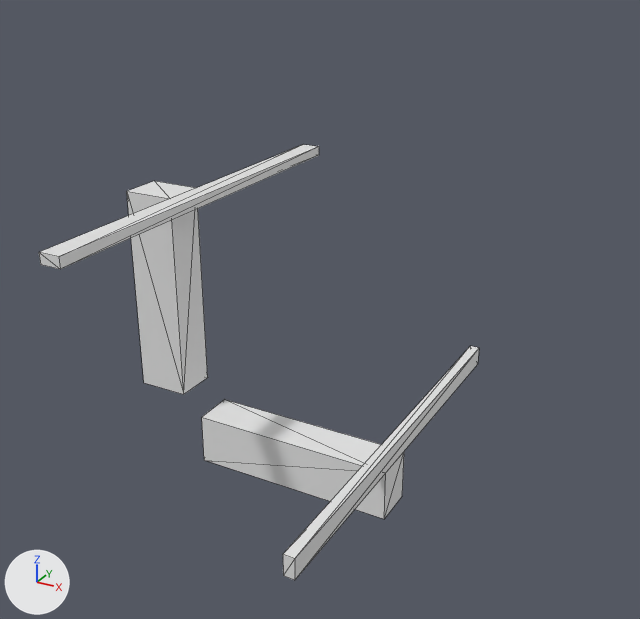
The OBJ model Data/bmc/tiles_structure/t_127.obj: old version first, new version second.
One viewpoint serves both versions: a 50 mm lens placed at (1.172, -1.624, 1.072), pointed at (0.308, -0.054, 0.287). Every picture has the same lights, and +X, +Y and +Z are marked at lower left. Mesh edges are drawn as thin lines. Where no turn or scale is listed for an object, it has been applied to the vertices.

Before the edit, the objects in view are built like this:
```python
me_t_127 = bpy.data.meshes.new('t_127')
me_t_127.from_pydata(...)  # a box spanning x -0.05..0.0, y -0.5..0.5, z 0.475..0.5; a box spanning x 0.0..0.5, y -0.1..0.0, z -0.175..-0.05; a box spanning x 0.475..0.5, y -0.5..0.5, z -0.05..0.0; a box spanning x -0.175..-0.05, y -0.1..0.0, z 0.0..0.5
ob_t_127 = bpy.data.objects.new('t_127', me_t_127)
ob_t_127.location = (0.0, 0.0, 0.0)
```
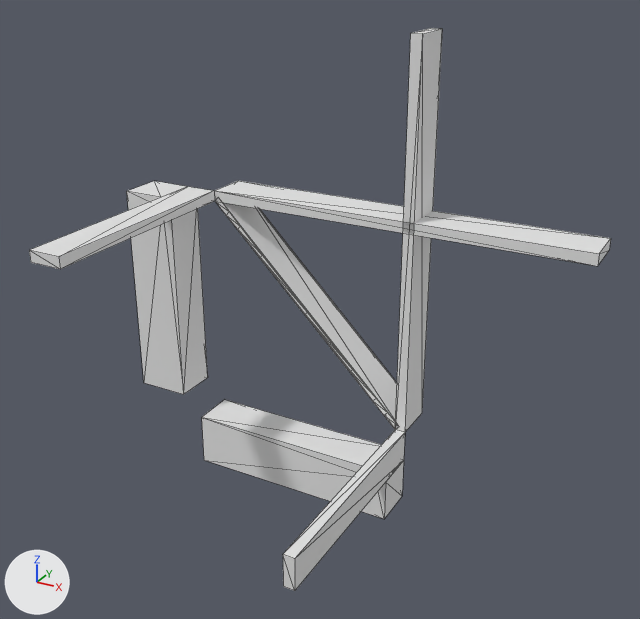
The change, as a list of edits to the scene's bpy script:
```text
Change me_t_127:
    used by ob_t_127; location = (0.0, 0.0, 0.0)
    remove me_t_127.from_pydata(...)  # 32 vertices, 48 faces; spans x -0.175..0.5, y -0.5..0.5, z -0.175..0.5
    add me_t_127.from_pydata(...)  # 124 vertices, 244 faces; spans x -0.175..0.875, y -0.5..0.1, z -0.175..0.875
    me_t_127 part 1
    13 vertices are removed from x -0.05..0.5, y -0.5..0.5, z -0.05..0.5
    41 faces are deleted
    3 vertices move from x -0.05..0.475, y -0.5, z -0.05..0.5 to x -0.075..0.5, y -0.5, z -0.075..0.5
    98 vertices are added at x -0.075..0.875, y -0.5..0.1, z -0.075..0.875
    7 new vertices lie (0.0, 0.5, 0.0) away from vertices in x -0.05..0.5, y -0.5, z -0.05..0.5
    237 new faces join them
```

Changed parts and their boxes (x1, y1, x2, y2) in the pictures (640 x 619 px):
't_127', reshaped (32% wider, 29% taller)
    before: (39, 144, 479, 580)
    after: (29, 28, 611, 591)
